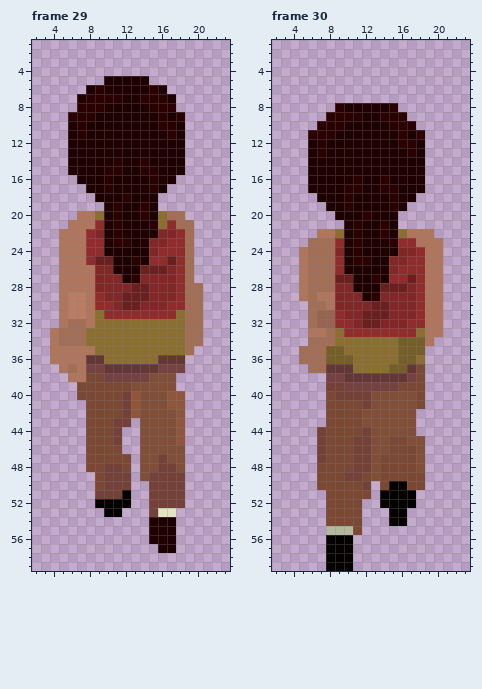
Two states of a pixel-art file, Source/character_walking.aseprite. Above: the version before the commit.
29x60 pixels, 48 frames. Colours within 5 levels of each other are drawn and written as one. Shown: frame 29: x 2..23, y 1..59; frame 30: x 2..23, y 1..59. The commit also changed other frames, which this record leaves out.
The result:
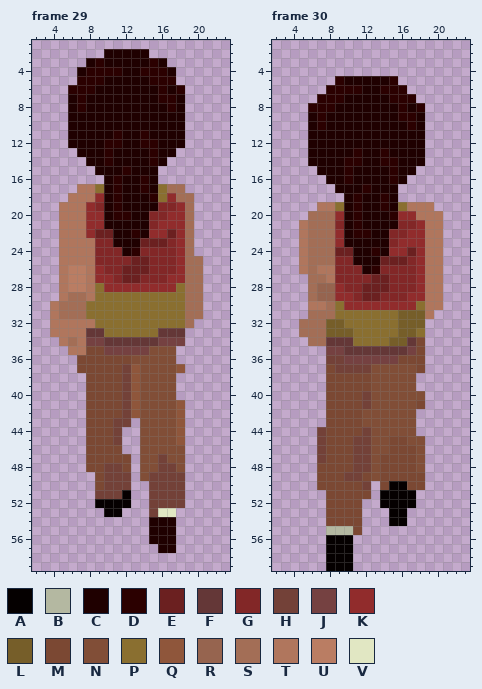
Palette (. is transparent): A #050000  B #b4b8a1  C #1f0000  D #2b0000  E #6b2020  F #643737  G #822727  H #734138  J #754141  K #912c2c  L #765e29  M #7b4833  N #814e37  P #8a6f30  Q #8f563b  R #96644f  S #a36e56  T #b0765d  U #ba7d63  V #e1e7c3
Difference:
Frame 29, layer "Flattened":
y 2: x 10..14 ..... -> CCCCC
y 3: x 8..16 ......... -> CDCCCCCDC
y 4: x 7..17 ........... -> CDDDDCCDDDC
y 5: x 7..9 ... -> DDD; x 15..17 ... -> DDD
y 6: x 6..9 ..CD -> DDDC; x 15..18 DC.. -> CDCD
y 7: x 6..11 .CDDDD -> CDCCCC; x 14..15 DD -> CC; x 17..18 C. -> DC
y 8: x 6 . -> C; x 8..9 DD -> CC; x 15..16 DD -> CC; x 18 . -> C
y 9: x 6..8 DDD -> CCC; x 16 D -> C; x 18 D -> C
y 10: x 7 D -> C; x 16..17 DD -> CC
y 11: x 7 D -> C; x 11 C -> D; x 14 C -> D; x 17 D -> C
y 12: x 10..11 CC -> DD; x 14..15 CC -> DD
y 13: x 6 C -> .; x 10 C -> D; x 15 C -> D; x 18 C -> .
y 14: x 6..7 CC -> ..; x 10..11 CD -> DC; x 14..15 DC -> CD; x 17..18 CC -> ..
y 15: x 6..8 CCC -> ...; x 10..12 DDC -> CCD; x 14..18 DDCCC -> CC...
y 16: x 7..11 CCCDC -> ...CD; x 14..17 CDCC -> DC..
y 17: x 7..11 .CCDC -> TTPCD; x 14..18 CDC.. -> DCPSS
y 18: x 6..9 ...C -> TTTK; x 11..12 CD -> DC; x 15..19 C.... -> DPKSS
y 19: x 5..9 ..... -> TTTKG; x 14 D -> C; x 16..19 .... -> GGKS
y 20: x 5..6 .. -> TT; x 8..9 TP -> KK; x 12 C -> D; x 14..19 DCPSS. -> CGGKKS
y 21: x 5 . -> T; x 8 T -> K; x 11 D -> C; x 15..16 DP -> GK; x 18 S -> K
y 22: x 9..11 GCD -> EEC; x 13 C -> D; x 15..17 CGG -> KKE
y 23: x 8..12 KKCDD -> TGGCC; x 14..17 CGGK -> EEEG
y 24: x 8..11 KKCC -> TGGG; x 13..14 CC -> DG; x 16..17 KK -> GG
y 25: x 8..17 KEECCDCKKE -> TGGGGEEGGG; x 20 . -> S
y 26: x 6..7 TT -> UU; x 9 G -> K; x 11..13 CCC -> GEE; x 15..16 EE -> GG; x 20 . -> S
y 27: x 6..7 TT -> UU; x 9..10 GG -> KK; x 12..13 CD -> EE; x 17 G -> K; x 20 . -> S
y 28: x 6..7 TT -> UU; x 9..18 GGGGEEGGGK -> PKKKKKKKKP
y 29: x 6..7 UU -> SS; x 9..18 KGGEEEGGGK -> PPPPPPPPPP
y 30: x 4..18 .TUUTKKGEEGGGKK -> TSSSPPPPPPPPPPP
y 31: x 4..8 .TUUT -> TSSSP; x 10..17 KKKKKKKK -> PPPPPPPP
y 32: x 4 . -> T; x 6..7 SS -> TT; x 20 S -> .
y 33: x 5..9 SSSPP -> TTTFF; x 16..20 PPPSS -> FFF..
y 34: x 4..5 TS -> .T; x 7..20 SPPPPPPPPPPPSS -> TJJFFFFFFJJJ..
y 35: x 4..5 TT -> ..; x 8..19 TPPPPPPPPPPS -> MMJJJJJNNN..
y 36: x 4..18 TTTTFFPPPPPPFFF -> ...MMMMMMNNNNN.
y 37: x 5..18 TSTJJFFFFFFJJJ -> ..MMMMMHQNNNNQ
y 38: x 6..7 TT -> ..; x 10..14 JJJJJ -> MMHQN
y 39: x 7 M -> .; x 12..13 MN -> HQ
y 40: x 7 M -> .; x 17..18 QQ -> N.
y 41: x 17 Q -> N
Frame 30, layer "Flattened":
y 5: x 9..15 ....... -> DCCCCCD
y 6: x 8..16 ......... -> DDDDCCDDD
y 7: x 7..17 ........... -> DDDCCCCCDDD
y 8: x 6..9 ...D -> DDDC; x 15..18 D... -> CDCD
y 9: x 6..11 ..DDDD -> CDCCCC; x 14..15 DD -> CC; x 17..18 .. -> DC
y 10: x 6 . -> C; x 8..9 DD -> CC; x 15..16 DD -> CC; x 18 . -> C
y 11: x 6..8 DDD -> CCC; x 16 D -> C; x 18 D -> C
y 12: x 7 D -> C; x 16..17 DD -> CC
y 13: x 7 D -> C; x 11 C -> D; x 14 C -> D; x 17 D -> C
y 14: x 10..11 CC -> DD; x 14..15 CC -> DD
y 15: x 6 C -> .; x 10 C -> D; x 15 C -> D; x 18 C -> .
y 16: x 6..7 CC -> ..; x 10..11 CD -> DC; x 14..15 DC -> CD; x 17..18 CC -> ..
y 17: x 6..8 CCC -> ...; x 10..12 DDC -> CCD; x 14..18 DDCCC -> CC...
y 18: x 7..11 CCCDC -> ...CD; x 14..17 CDCC -> DC..
y 19: x 7..11 .CCDC -> TTPCD; x 14..19 CDC... -> DCPTTT
y 20: x 6..9 ...C -> SSSK; x 11..12 CD -> DC; x 15..20 C..... -> DKKTTT
y 21: x 5..9 ..... -> TSSSG; x 14 D -> C; x 16..20 ..... -> GGKTT
y 22: x 5..9 ..TTP -> TSSSK; x 12 C -> D; x 14..18 DCPTT -> CGGKK; x 20 . -> T
y 23: x 5 . -> T; x 11 D -> C; x 15 D -> G; x 18 T -> K
y 24: x 9..11 GCD -> EEC; x 13 C -> D; x 15..17 CGG -> KKE
y 25: x 9..12 KCDD -> GGCC; x 14..17 CGGK -> EEEG
y 26: x 7..11 SSKCC -> TTGGG; x 13..14 CC -> DG; x 16..17 KK -> GG
y 27: x 5 T -> .; x 8..17 SEECCDCKKE -> TGGGGEEGGG
y 28: x 5 T -> .; x 7..9 SSG -> RRK; x 11..13 CCC -> GEE; x 15..16 EE -> GG
y 29: x 5 T -> .; x 7..10 TTGG -> RRKK; x 12..13 CD -> EE; x 17 G -> K
y 30: x 6..18 SSTGGGGEEGGGK -> TTSPKKKKKKKKP
y 31: x 7..18 RRKGGEEEGGGK -> SSPPPPPPPLLL; x 20 T -> .
y 32: x 5 . -> S; x 7..20 RRKKGEEGGGKKTT -> SLLPPPPPPLLL..
y 33: x 5..17 .TTSPKKKKKKKK -> SSSLLLPPPPPLL; x 19..20 TT -> ..
y 34: x 8..10 SPP -> FFF; x 15 P -> L; x 17..19 LLT -> FM.
y 35: x 5..18 SSSLLPPPPPPLLL -> ...JJFFFFFFFJM
y 36: x 5..18 SSSLLLPPPPPLLP -> ...HHJJJJJJMMM
y 37: x 6..17 SSFFFPPPPLLF -> ..MHHHHNNNNN
y 38: x 8..18 JJFFFFFFFJM -> MMMMMNNNNN.
y 39: x 8..18 HHJJJJJJMMM -> MMMMMNNNNN.
y 40: x 9..11 HHH -> MMM; x 18 M -> N
Pixel boxes of the changes (left, top, right, bottom) in both pictures:
changed: (50, 49, 203, 409)
changed: (299, 76, 443, 400)
